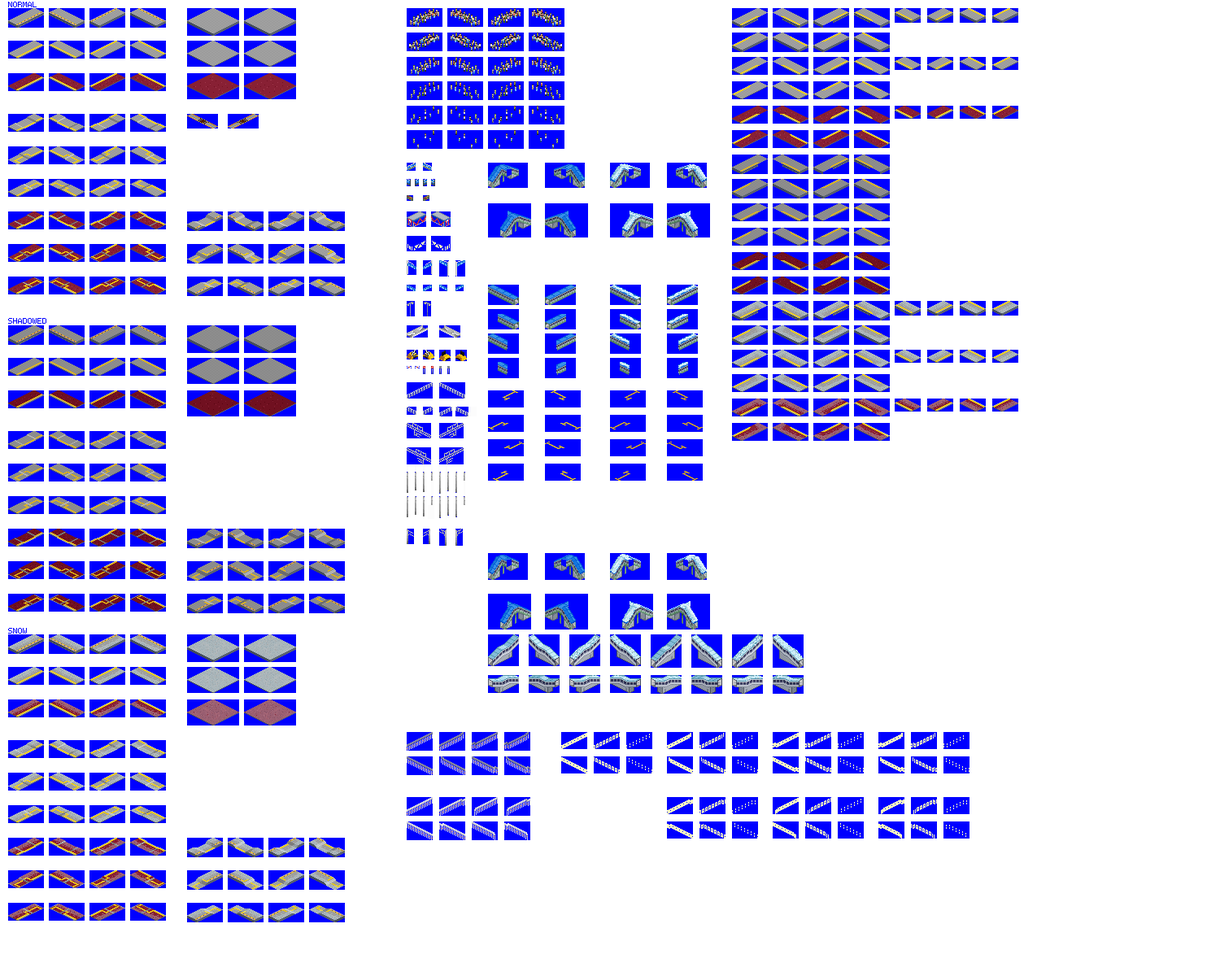
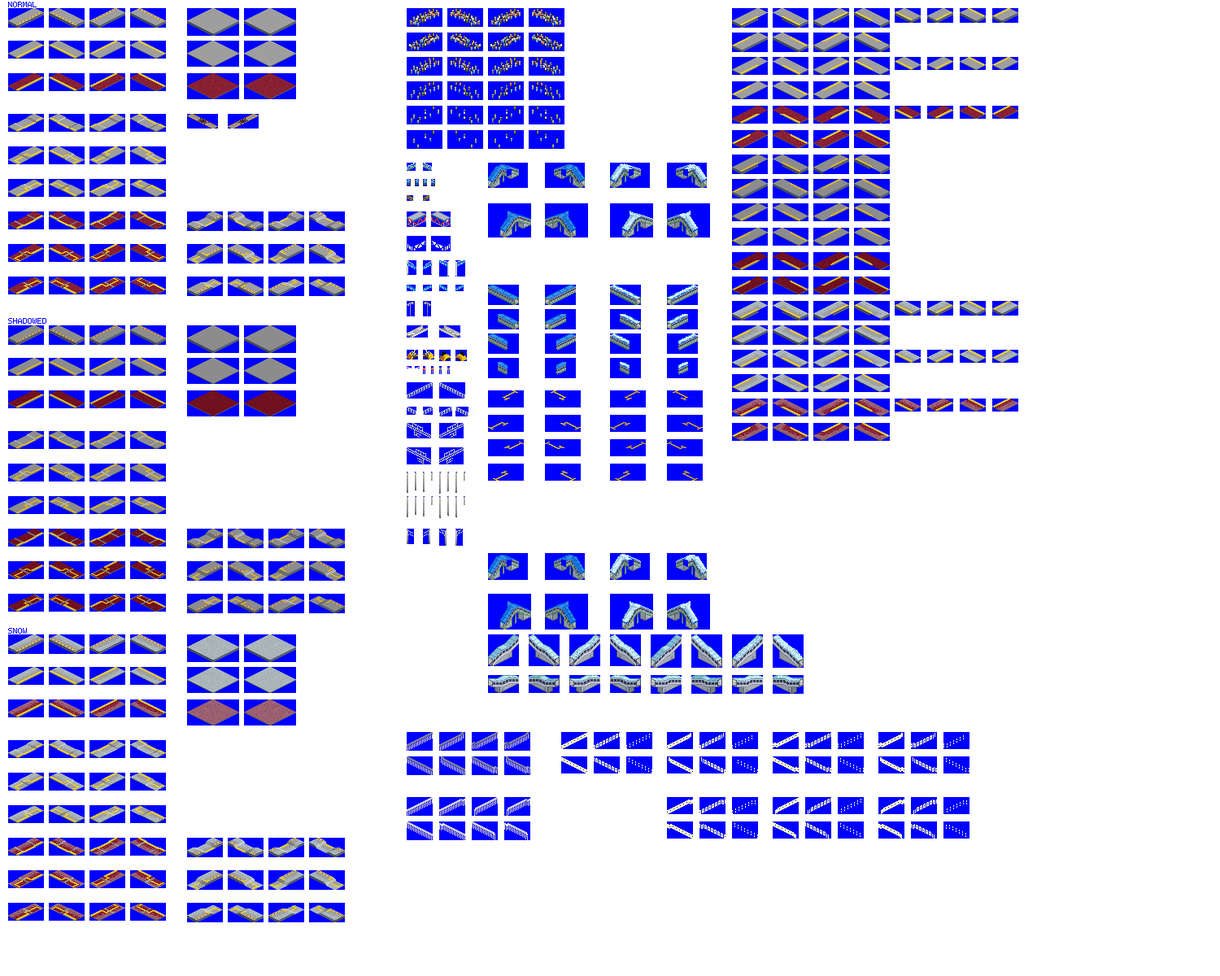
Layer changes from the first (1220, 976) image to the second:
painted on "buffer" over [407, 366, 450, 375]
